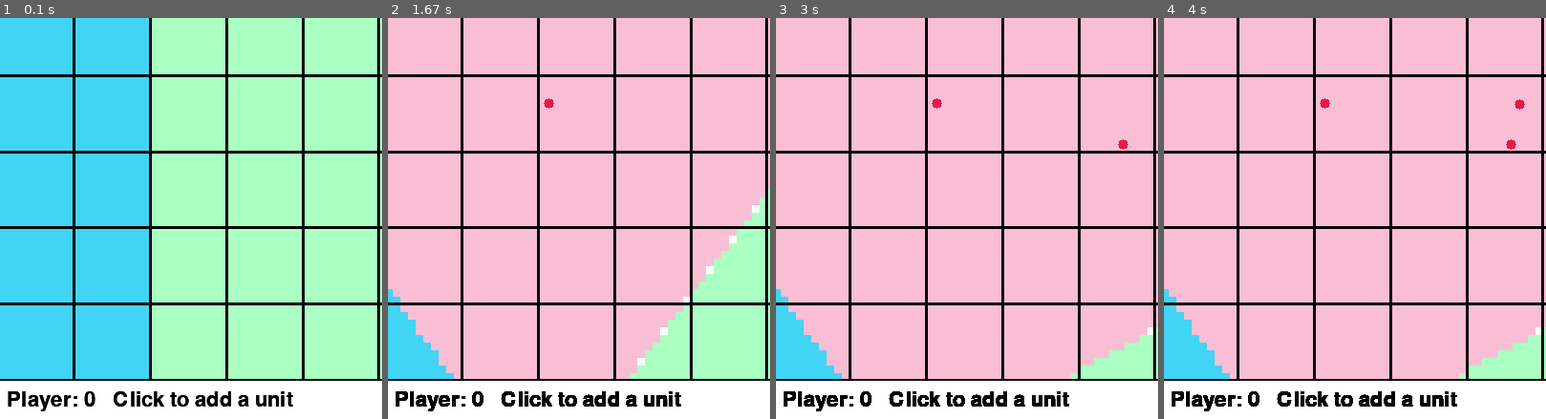
Above: before the commit, frames 1-4 (left to right).
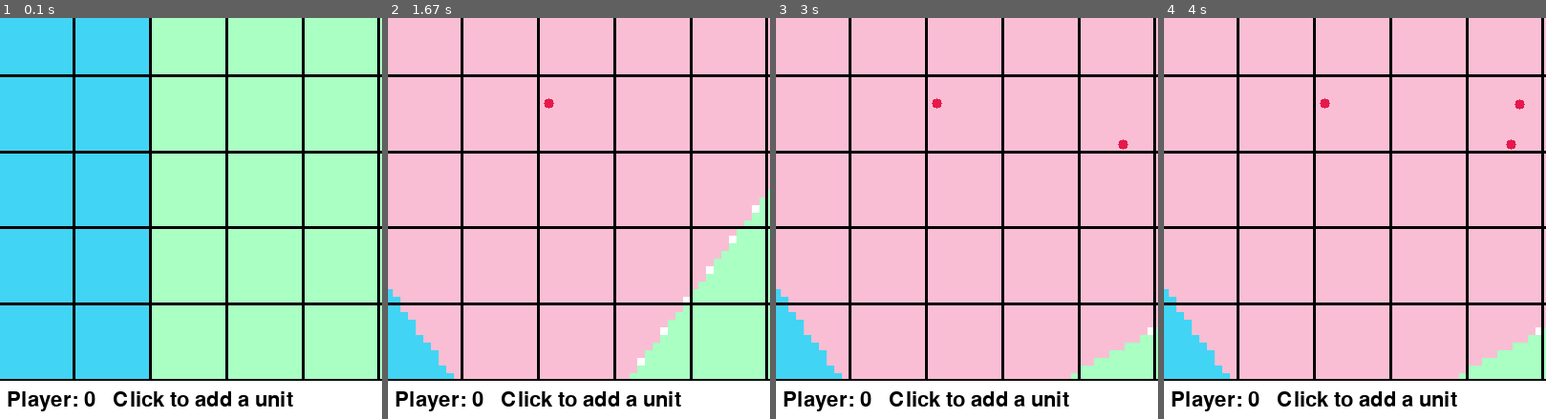
Above: after the commit, the same moments.

Repository: Shreeyak/COMS4444-Voronoi-Sim
Game: pygame game, started from main.py
The game is run twice, just before and just after one commit, with the same random seed, the same clock (stepped at 60 frames per second) and the same inputs.
Inputs (mouse positions are % of the whole screen's width and height, from its top left):
- Up to frame 1 (0.1 s): no input
- Up to frame 2 (1.67 s): press the mouse at (50, 57) at 0.37 s; move the mouse to (38, 54) at 0.47 s; release the mouse at (26, 51) at 0.6 s; press the mouse at (50, 57) at 0.7 s; move the mouse to (58, 36) at 0.8 s; release the mouse at (65, 15) at 0.93 s; press the mouse at (50, 57) at 1.03 s; move the mouse to (51, 36) at 1.13 s; release the mouse at (52, 16) at 1.27 s; press the mouse at (50, 57) at 1.37 s; move the mouse to (51, 59) at 1.47 s; release the mouse at (51, 61) at 1.6 s
- Up to frame 3 (3 s): press the mouse at (50, 57) at 1.7 s; move the mouse to (63, 61) at 1.8 s; release the mouse at (76, 66) at 1.93 s; press the mouse at (50, 57) at 2.03 s; move the mouse to (63, 49) at 2.13 s; release the mouse at (76, 41) at 2.27 s; press the mouse at (50, 57) at 2.37 s; move the mouse to (68, 49) at 2.47 s; release the mouse at (86, 42) at 2.6 s; press the mouse at (50, 57) at 2.7 s; move the mouse to (68, 63) at 2.8 s; release the mouse at (85, 70) at 2.93 s
- Up to frame 4 (4 s): press the mouse at (50, 57) at 3.03 s; move the mouse to (52, 51) at 3.13 s; release the mouse at (54, 46) at 3.27 s; press the mouse at (50, 57) at 3.37 s; move the mouse to (39, 45) at 3.47 s; release the mouse at (28, 32) at 3.6 s; press the mouse at (50, 57) at 3.7 s; move the mouse to (64, 59) at 3.8 s; release the mouse at (77, 61) at 3.93 s
The pictures show only the part of the screen within x 30-80%, y 50-100%; the shares and areas given below are measured in that part.

The runs differ from the first frame. In frame 1, 0.5% of the frame differs, in the area x 2-77%, y 93-99%; in frame 2, 0.6%; in frame 3, 0.6%; in frame 4, 0.6%.

Commit message:
Added file to test scipy delaunay triangulation. Bugfix - text box no longer overwrites

Diff:
--- a/main.py
+++ b/main.py
@@ -23,12 +23,11 @@
     s_width = game_map.img_w
     s_height = game_map.img_h + text_h
     screen = pygame.display.set_mode((s_width, s_height))  # Main screen surface. X-right, Y-down (not numpy format)
-    screen.fill((255, 255, 255))
 
     font = pygame.font.SysFont(None, 32)
     text_box_rect = pygame.rect.Rect(0, s_height - text_h, s_width, text_h)  # Rect around text box
 
-    timeout = 300000  # milliseconds
+    timeout = 3000000  # milliseconds
     clock = pygame.time.Clock()
     print(f"\nStarting pygame. Game will automatically close after {timeout}ms. ")
     print(f"Keybindings:\n"
@@ -55,7 +54,7 @@
     while running:
         dt = pygame.time.get_ticks()
         if dt > timeout:
-            logging.debug(f"Timeout. Quitting")
+            logging.info(f"Timeout. Quitting")
             running = False
 
         _ = clock.tick(30)  # Limit to 30fps
@@ -97,6 +96,7 @@
         pygame.pixelcopy.array_to_surface(occ_surf, np.swapaxes(occ_img, 0, 1))
 
         # Draw the map surface on the screen surface
+        screen.fill((255, 255, 255))
         screen.blit(occ_surf, (0, 0))
 
         # Draw Info text on screen surface
--- /dev/null
+++ b/tests/shapely_figures.py
@@ -0,0 +1,65 @@
+from math import sqrt
+from shapely import affinity
+
+GM = (sqrt(5)-1.0)/2.0
+W = 8.0
+H = W*GM
+SIZE = (W, H)
+
+BLUE = '#6699cc'
+GRAY = '#999999'
+DARKGRAY = '#333333'
+YELLOW = '#ffcc33'
+GREEN = '#339933'
+RED = '#ff3333'
+BLACK = '#000000'
+
+COLOR_ISVALID = {
+    True: BLUE,
+    False: RED,
+}
+
+def plot_line(ax, ob, color=GRAY, zorder=1, linewidth=3, alpha=1):
+    x, y = ob.xy
+    ax.plot(x, y, color=color, linewidth=linewidth, solid_capstyle='round', zorder=zorder, alpha=alpha)
+
+def plot_coords(ax, ob, color=GRAY, zorder=1, alpha=1):
+    x, y = ob.xy
+    ax.plot(x, y, 'o', color=color, zorder=zorder, alpha=alpha)
+
+def color_isvalid(ob, valid=BLUE, invalid=RED):
+    if ob.is_valid:
+        return valid
+    else:
+        return invalid
+
+def color_issimple(ob, simple=BLUE, complex=YELLOW):
+    if ob.is_simple:
+        return simple
+    else:
+        return complex
+
+def plot_line_isvalid(ax, ob, **kwargs):
+    kwargs["color"] = color_isvalid(ob)
+    plot_line(ax, ob, **kwargs)
+
+def plot_line_issimple(ax, ob, **kwargs):
+    kwargs["color"] = color_issimple(ob)
+    plot_line(ax, ob, **kwargs)
+
+def plot_bounds(ax, ob, zorder=1, alpha=1):
+    x, y = zip(*list((p.x, p.y) for p in ob.boundary))
+    ax.plot(x, y, 'o', color=BLACK, zorder=zorder, alpha=alpha)
+
+def add_origin(ax, geom, origin):
+    x, y = xy = affinity.interpret_origin(geom, origin, 2)
+    ax.plot(x, y, 'o', color=GRAY, zorder=1)
+    ax.annotate(str(xy), xy=xy, ha='center',
+                textcoords='offset points', xytext=(0, 8))
+
+def set_limits(ax, x0, xN, y0, yN):
+    ax.set_xlim(x0, xN)
+    ax.set_xticks(range(x0, xN+1))
+    ax.set_ylim(y0, yN)
+    ax.set_yticks(range(y0, yN+1))
+    ax.set_aspect("equal")
--- /dev/null
+++ b/tests/test_scipy_triang.py
@@ -0,0 +1,190 @@
+import numpy as np
+from scipy.spatial import Delaunay
+import matplotlib.pyplot as plt
+from typing import Tuple
+import random
+
+
+class Unit:
+    def __init__(self, player: int, pos: Tuple):
+        """The unit of each player. New unit spawns every N days. Can be moved in any direction by 1 km"""
+        assert 0 <= player < 4
+
+        self.player = int(player)
+        self.pos = pos
+        self.status = 1  # 1 = alive, 0 = dead
+
+
+def delaunay2edges(tri_simplices):
+    """Convert the delaunay tris to unique edges
+    Args:
+        simplices: Triangles. The .simplices param of the triangulation object from scipy.
+    Ref:
+        https://stackoverflow.com/questions/69512972/how-to-generate-edge-index-after-delaunay-triangulation
+    """
+
+    def less_first(a, b):
+        return [a, b] if a < b else [b, a]
+
+    list_of_edges = []
+
+    for triangle in tri_simplices:
+        for e1, e2 in [[0, 1], [1, 2], [2, 0]]:  # for all edges of triangle
+            list_of_edges.append(less_first(triangle[e1], triangle[e2]))  # always lesser index first
+
+    array_of_edges = np.unique(list_of_edges, axis=0)  # remove duplicates
+    return array_of_edges
+
+
+def hex_to_rgb(col: str = "#ffffff"):
+    return tuple(int(col.lstrip('#')[i:i + 2], 16) for i in (0, 2, 4))
+
+
+def compute_triangle_circumcenters(xy_pts, tri_arr):
+    """
+    Compute the centers of the circumscribing circle of each triangle in a triangulation.
+    Args:
+        xy_pts : np.array, points array of shape (n, 2)
+        tri_arr :  np.array, triangles array of shape (m, 3), each row is a triple of indices in the xy_pts array
+
+    Return:
+        circumcenter points array of shape (m, 2)
+
+    Ref:
+        https://stackoverflow.com/questions/5596317/getting-the-circumcentres-from-a-delaunay-triangulation-generated-using-matplotl
+
+    Usage:
+        from scipy.spatial import Delaunay
+        xy_pts = np.vstack([x, y]).T
+        dt = Delaunay(xy_pts)
+        cc = compute_triangle_circumcenters(dt.points, dt.simplices)
+    """
+    tri_pts = xy_pts[tri_arr]  # (m, 3, 2) - triangles as points (not indices)
+
+    # finding the circumcenter (x, y) of a triangle defined by three points:
+    # (x-x0)**2 + (y-y0)**2 = (x-x1)**2 + (y-y1)**2
+    # (x-x0)**2 + (y-y0)**2 = (x-x2)**2 + (y-y2)**2
+    #
+    # becomes two linear equations (squares are canceled):
+    # 2(x1-x0)*x + 2(y1-y0)*y = (x1**2 + y1**2) - (x0**2 + y0**2)
+    # 2(x2-x0)*x + 2(y2-y0)*y = (x2**2 + y2**2) - (x0**2 + y0**2)
+    a = 2 * (tri_pts[:, 1, 0] - tri_pts[:, 0, 0])
+    b = 2 * (tri_pts[:, 1, 1] - tri_pts[:, 0, 1])
+    c = 2 * (tri_pts[:, 2, 0] - tri_pts[:, 0, 0])
+    d = 2 * (tri_pts[:, 2, 1] - tri_pts[:, 0, 1])
+
+    v1 = (tri_pts[:, 1, 0] ** 2 + tri_pts[:, 1, 1] ** 2) - (tri_pts[:, 0, 0] ** 2 + tri_pts[:, 0, 1] ** 2)
+    v2 = (tri_pts[:, 2, 0] ** 2 + tri_pts[:, 2, 1] ** 2) - (tri_pts[:, 0, 0] ** 2 + tri_pts[:, 0, 1] ** 2)
+
+    # solve 2x2 system (see https://en.wikipedia.org/wiki/Invertible_matrix#Inversion_of_2_%C3%97_2_matrices)
+    det = (a * d - b * c)
+    detx = (v1 * d - v2 * b)
+    dety = (a * v2 - c * v1)
+
+    x = detx / det
+    y = dety / det
+
+    return (np.vstack((x, y))).T
+
+
+def convert_pt_for_plotting(x, y, map_size):
+    """Convert the coords of a point for plotting b/w sim and matplotlib"""
+    return y, map_size - x
+
+
+if __name__ == "__main__":
+    # random.seed(13)
+    random.seed(18)
+
+    # NOTE: Delaunay will ignore inconsistencies such as duplicate points
+    player_colors = ['#e6194B', '#f58231', '#3cb44b', '#4363d8']
+    player_colors = list(map(hex_to_rgb, player_colors))
+    map_size = 100
+
+    units = [
+        # Corners
+        Unit(0, (0.5, 0.5)),
+        Unit(1, (0.5, 99.5)),
+        Unit(2, (99.5, 99.5)),
+        Unit(3, (99.5, 0.5)),
+        # # Middle
+        # Unit(0, (57, 57)),
+        # Unit(2, (53, 53)),
+        # # offset
+        # Unit(0, (47, 67)),
+        # Unit(2, (63, 43)),
+    ]
+
+    # Scatter some points near home base of each player
+    for idx in range(3):
+        units.append(Unit(0, (random.random() * 30, random.random() * 30)))
+        units.append(Unit(1, (100 - random.random() * 30, random.random() * 30)))
+        units.append(Unit(2, (100 - random.random() * 30, 100 - random.random() * 30)))
+        units.append(Unit(3, (random.random() * 30, 100 - random.random() * 30)))
+
+    # Scatter more throughout the map
+    for idx in range(4):
+        for idy in range(3):
+            units.append(Unit(idx, (random.random() * 100.0, random.random() * 100.0)))
+
+    # Corner-case 1
+    units.append(Unit(2, (96, 40)))
+    units.append(Unit(0, (94, 60)))
+
+    # Construct 2 lists for passing to shapely/scipy for triangulation
+    # pts = [(u.pos[1], 100 - u.pos[0]) for u in units]  # Change axes to x-right, y-down
+    pts = [(u.pos[0], u.pos[1]) for u in units]
+    player_ids = [x.player for x in units]
+
+    # points = np.array([[0, 0], [0, 1.1], [0, 0.9], [0, 0.8], [1, 0], [1, 1]])  # Shape: [N, 2]
+    points = np.array(pts)  # Shape: [N, 2]
+    tri = Delaunay(pts)
+
+    # tri.find_simplex(p)
+
+    cc = compute_triangle_circumcenters(tri.points, tri.simplices)
+
+
+    edges = delaunay2edges(tri.simplices)  # Shape: [N, 2]
+
+    # Count valid edges
+    edge_player_id = []  # Player each edge belongs to
+    for p1, p2 in edges:
+        player1 = player_ids[p1]
+        player2 = player_ids[p2]
+        if player1 == player2:
+            edge_player_id.append(player1)
+        else:
+            edge_player_id.append(-1)
+
+    edge_player_id = np.array(edge_player_id)
+    valid_edges = (edge_player_id > -1)
+
+    # Plot the valid edges
+    for (p1, p2), pl in zip(edges[valid_edges], edge_player_id[valid_edges]):
+        x1, y1 = points[p1]
+        x2, y2 = points[p2]
+
+        x1, y1 = convert_pt_for_plotting(x1, y1, map_size)
+        x2, y2 = convert_pt_for_plotting(x2, y2, map_size)
+        col = np.array((*player_colors[pl], 255)) / 255.0
+        plt.plot([x1, x2], [y1, y2], color=col, alpha=0.7)
+
+    # Plot the invalid edges
+    for p1, p2 in edges[~valid_edges]:
+        x1, y1 = points[p1]
+        x2, y2 = points[p2]
+
+        x1, y1 = convert_pt_for_plotting(x1, y1, map_size)
+        x2, y2 = convert_pt_for_plotting(x2, y2, map_size)
+        plt.plot([x1, x2], [y1, y2], color='grey', linestyle='dashed', alpha=0.4)
+
+    # Plot the units
+    for pt, pl in zip(points, player_ids):
+        x, y = pt
+
+        x, y = convert_pt_for_plotting(x, y, map_size)
+        col = np.array((*player_colors[pl], 255)) / 255.0
+        plt.plot(x, y, marker="o", markersize=10, markeredgecolor=col, markerfacecolor=col)
+
+    plt.show()
--- /dev/null
+++ b/tests/test_shapely_triang.py
@@ -0,0 +1,61 @@
+# import shapely
+import numpy as np
+from typing import Tuple
+
+import shapely.errors
+from shapely.geometry import MultiPoint, MultiLineString
+from shapely.ops import triangulate
+from matplotlib import pyplot
+from descartes.patch import PolygonPatch
+from shapely_figures import SIZE, set_limits, plot_coords, plot_bounds, plot_line, BLUE
+
+import warnings
+warnings.filterwarnings("ignore", category=shapely.errors.ShapelyDeprecationWarning)
+
+
+class Unit:
+    def __init__(self, player: int, pos: Tuple):
+        """The unit of each player. New unit spawns every N days. Can be moved in any direction by 1 km"""
+        assert 0 <= player < 4
+
+        self.player = int(player)
+        self.pos = pos
+        self.status = 1  # 1 = alive, 0 = dead
+
+units = [
+    # Corners
+    Unit(0, (0.5, 0.5)),
+    Unit(1, (0.5, 9.5)),
+    Unit(2, (9.5, 9.5)),
+    Unit(3, (9.5, 0.5)),
+    # Middle
+    Unit(0, (5.7, 5.7)),
+    Unit(2, (5.3, 5.3))
+]
+
+# Construct 2 lists for passing to shapely/scipy for triangulation
+pts = [x.pos for x in units]
+player_ids = [x.player for x in units]
+
+
+# Shapely Triangulate
+pts = MultiPoint(pts)
+edges = triangulate(pts, edges=True)
+
+print(type(edges))
+print(type(edges[0]))
+
+for idx, line in enumerate(edges):
+    print(f"line {idx}: ", line.xy)
+
+# Plot the Triangulation
+fig = pyplot.figure(1, figsize=SIZE, dpi=90)
+fig.set_frameon(True)
+ax = fig.add_subplot(111)
+
+for line in edges:
+    plot_coords(ax, line)
+    plot_line(ax, line, alpha=0.7, color=BLUE)
+
+set_limits(ax, -1, 11, -1, 11)
+pyplot.show()
Binary file added: images/scipy-delaunay-2.png
Not shown, changed: requirements.txt
